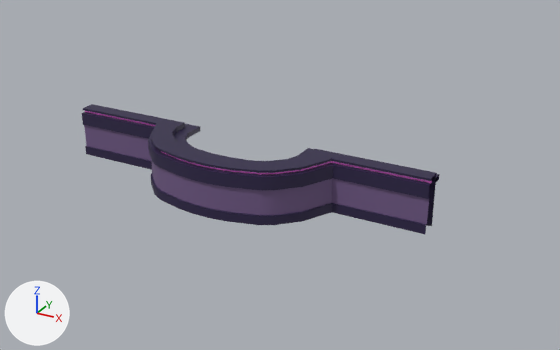
The FBX model Assets/Models/Crossing/Crossing_Buildings/Apartments/Bar/Bar_Bar.fbx as it was, and as the next commit left it.
Rendered twice from a 50 mm camera at (9.03, -8.41, 7.83) aimed at (1.05, 6.1, 0.57). The lights are fixed; the arrows at lower left show +X, +Y and +Z. Where no turn or scale is listed for an object, it has been applied to the vertices.

In view in the first picture: 'Bar_Bar'.
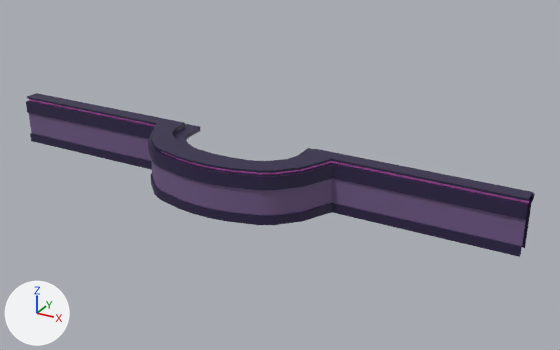
Commit message: Bar update

The change, as a list of edits to the scene's bpy script:
```text
Change me_mesh:
    where me_mesh.from_pydata(...)  # 280 vertices, 494 faces; spans x -4.73..4.73, y -1.11..1.11, z -0.64..0.64
    used by ob_bar_bar; location = (-0.06, 5.52, 0.63)
    me_mesh part 1: all 19 vertices in x -4.73, y 0.46..1.11, z -0.64..0.64 are moved by (-2.0, 0.0, 0.0)
    me_mesh part 2: all 19 vertices in x 4.73, y 0.46..1.11, z -0.64..0.64 are moved by (2.0, 0.0, 0.0)
```

What differs and where, as boxes [x1, y1, x2, y2] in the pictures (560 x 350 px; the box of a moved part takes in the faces that stretch with it):
'Bar_Bar', reshaped (42% wider, 26% taller)
    before: [82, 104, 439, 234]
    after: [26, 93, 535, 257]
part 1 of me_mesh, moved or reshaped
    before: [82, 104, 200, 170]
    after: [26, 93, 200, 170]
part 2 of me_mesh, moved or reshaped
    before: [309, 148, 439, 234]
    after: [309, 148, 535, 257]
